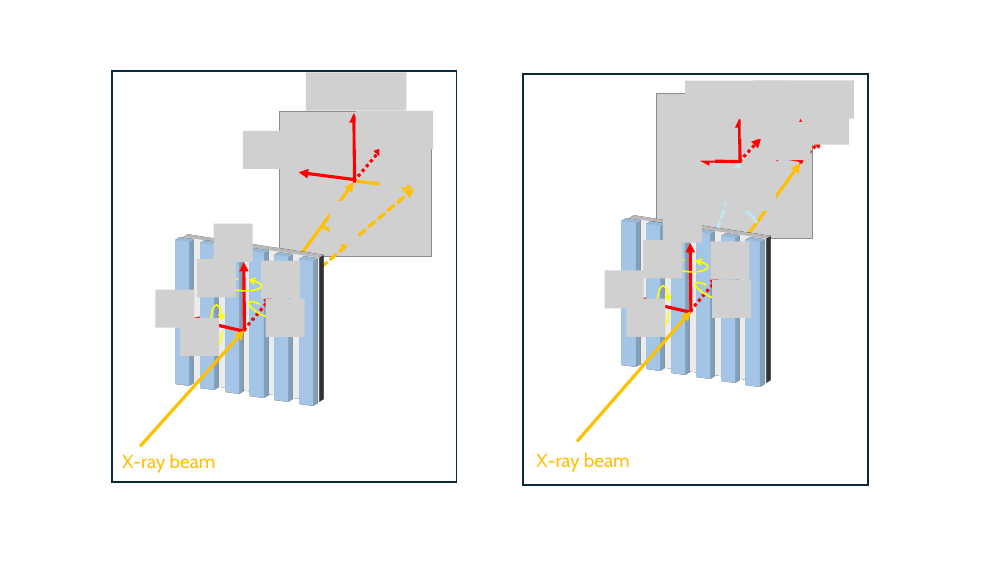
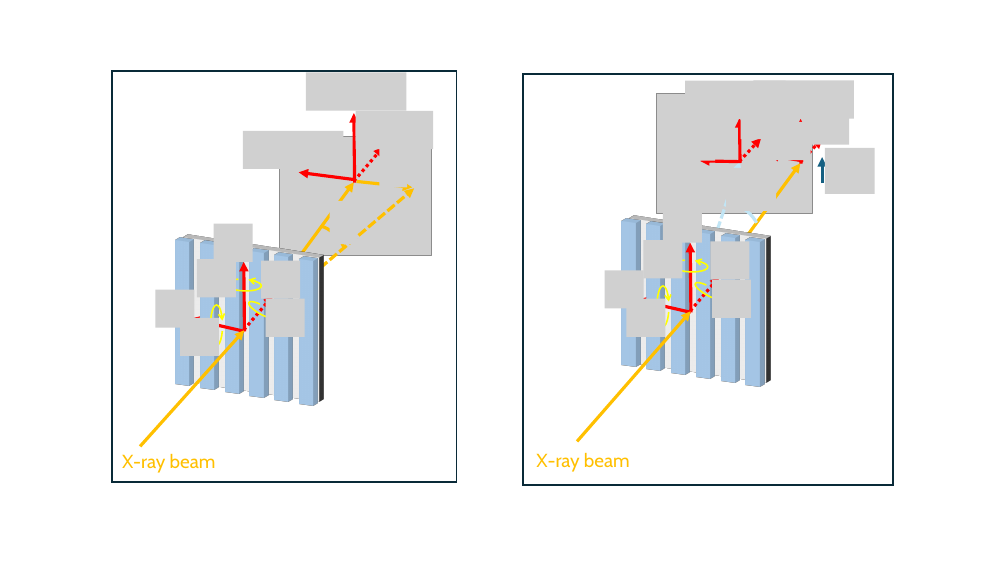
Before and after one commit to usnistgov/nist_cdsaxs, a slide deck: slide 1 of extras/images/coordinate_images.pptx. Drawn at 1008x567 pixels with LibreOffice and Linux fonts; fonts in the diff are those of the drawing; grey boxes stand for pictures. Boxes give left, top, right and bottom in pixels: in the first picture for what was removed or moved away, otherwise in the second. Text is boxed around its words. In the diff, an @@ line names an element or a change of style, - is before the commit and + after.

```diff
--- a/extras/images/coordinate_images.pptx
+++ b/extras/images/coordinate_images.pptx
@@ rectangle: place and size @@
-rectangle at bbox=[523, 74, 868, 485]
+rectangle at bbox=[523, 74, 894, 485]
@@ picture: place and size @@
-picture at bbox=[656, 93, 812, 238]
+picture at bbox=[656, 93, 812, 213]
@@ picture: place and size @@
-picture at bbox=[279, 111, 432, 256]
+picture at bbox=[279, 137, 432, 256]
@@ picture added at bbox=[825, 148, 875, 194] @@
@@ arrow added from (823, 183) to (823, 157), #156082 3 pt @@
```
Also in this commit, not shown: 3 other files.
